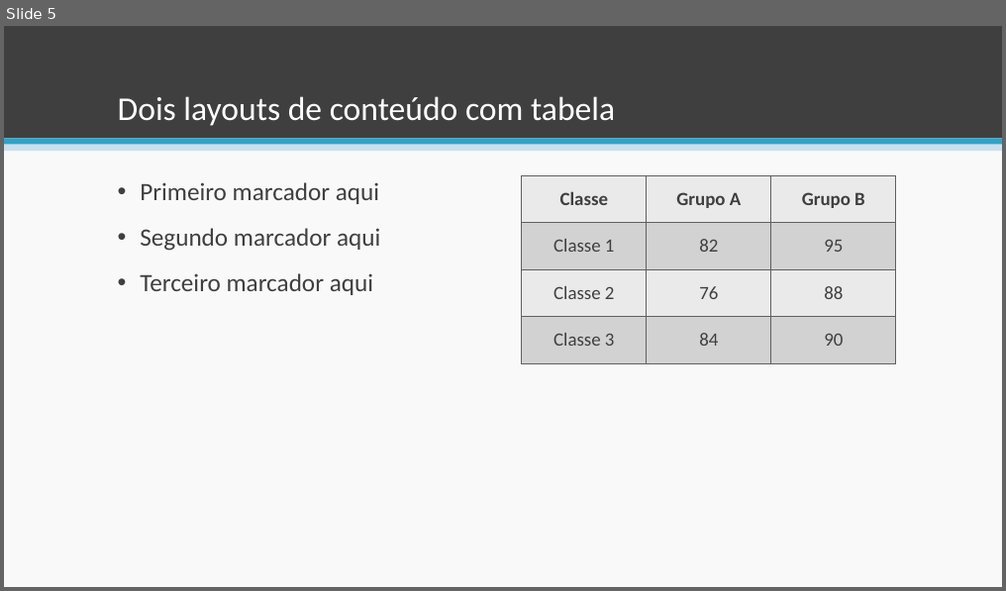
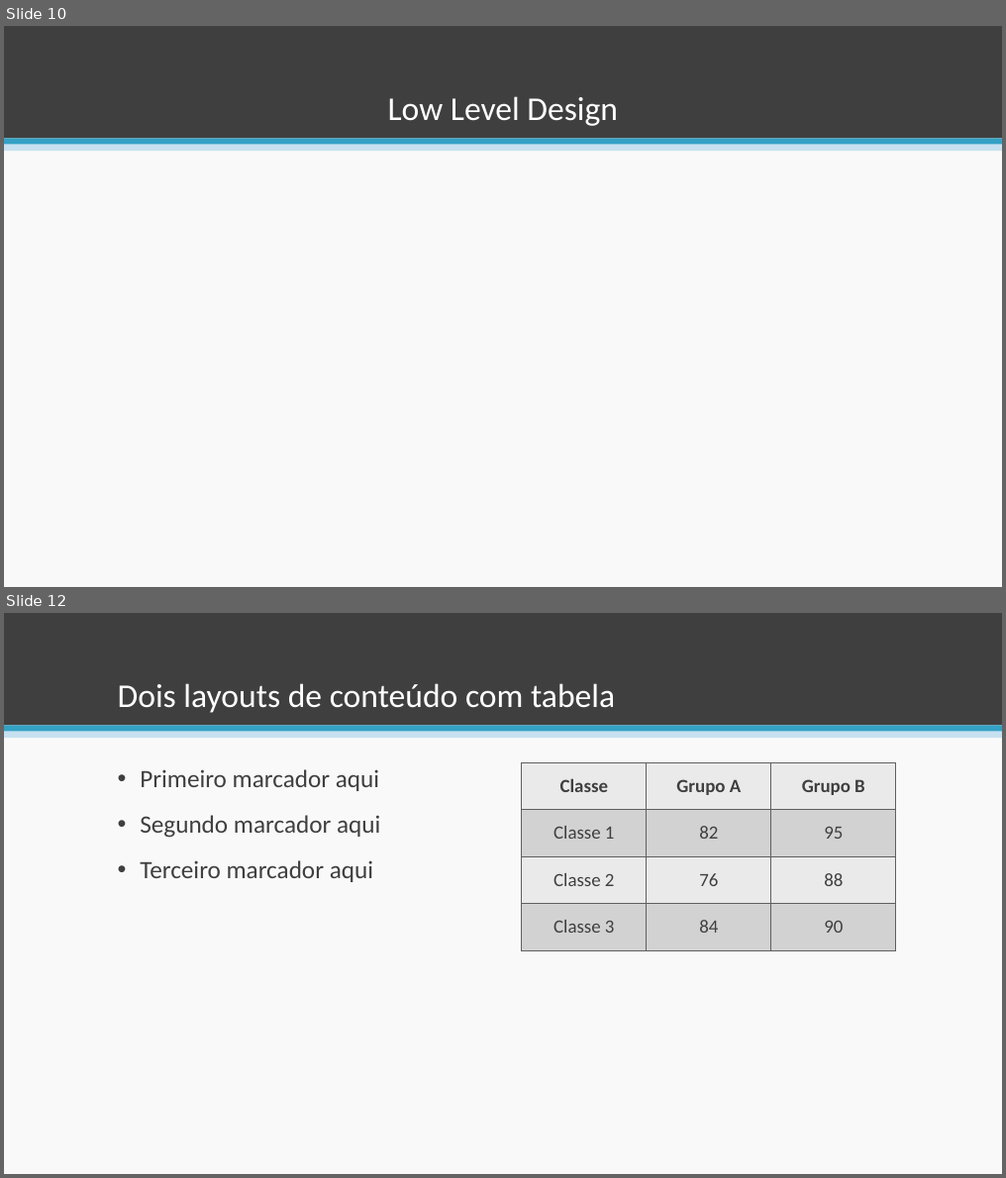
Before and after one commit to esteves-esta/TechHumi, a slide deck: documentacao/PowerPoint.pptx. Shown one above the other, each under a label of ours: slide 5 before the commit, slides 10 and 12 after it; the slides between them are not shown. The pictures are 1006x591 and 1006x1178 pixels, drawn with LibreOffice and Linux fonts; fonts in the diff are those of the drawing. Boxes give left, top, right and bottom in pixels: in the first picture for what was removed or moved away, otherwise in the second. Text is boxed around its words. In the diff, an @@ line names an element or a change of style, - is before the commit and + after.

```diff
--- a/documentacao/PowerPoint.pptx
+++ b/documentacao/PowerPoint.pptx
@@ slide 10 added at <box>4,26,1002,587</box>, background #F9F9F9; not listed: 3 template elements that a slide beside it also shows @@
@@ title added at <box>388,96,618,126</box>, 32 pt, text #FFFFFF @@
+Low Level Design
@@ what was slide 5 is now slide 12 @@
```
Also in this commit, not shown: 2 slides changed, 8 other slides added, 3 slides removed.
